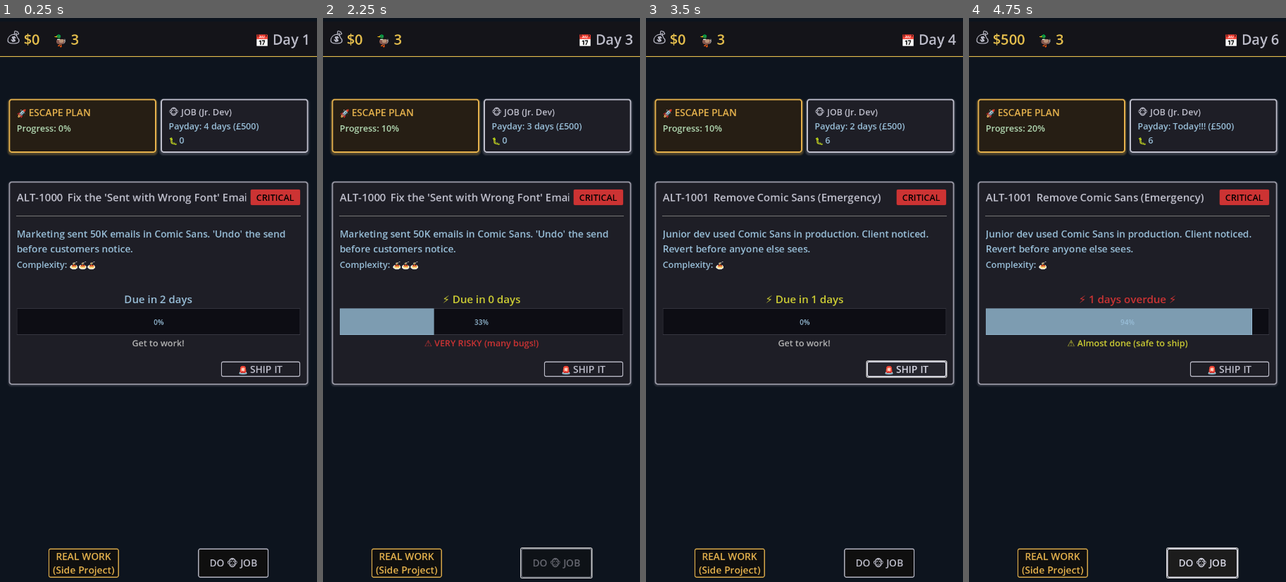
Above: before the commit, frames 1-4 (left to right).
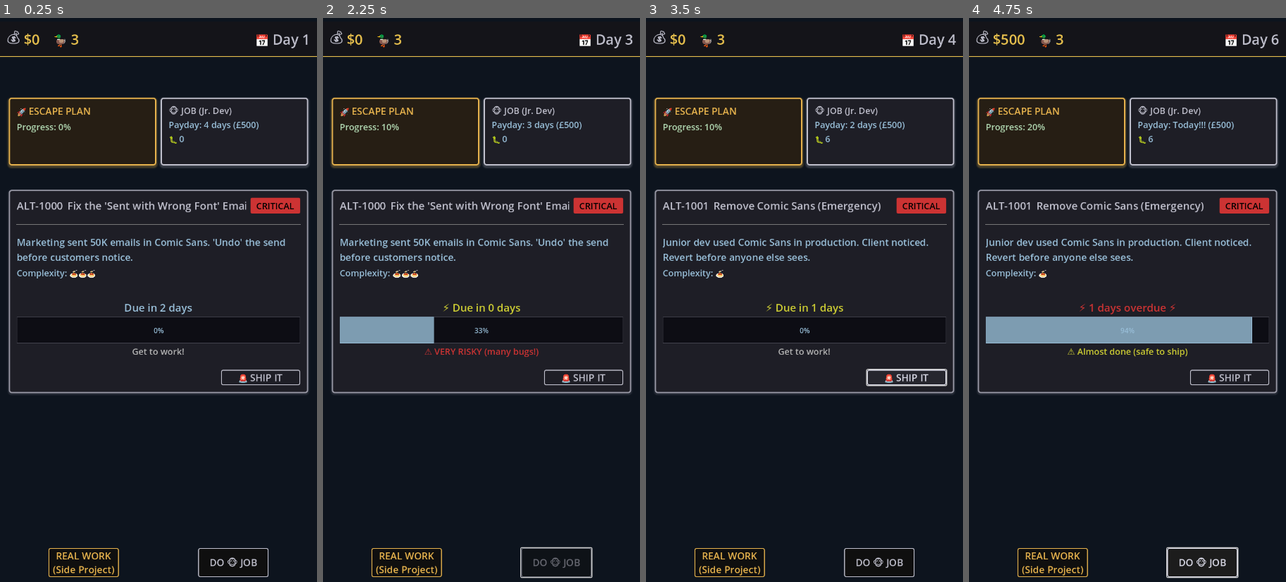
Above: after the commit, the same moments.

Repository: lmchoi/alt-f-this
Game: Godot game, scene res://scenes/game_ui.tscn
The game is run twice, just before and just after one commit, with the same random seed, the same clock (stepped at 60 frames per second) and the same inputs.
Inputs:
- Up to frame 1 (0.25 s): no input
- Up to frame 2 (2.25 s): click "🚨 SHIP IT" at 0.5 s; click "REAL WORK (Side Project)" at 1.25 s; click "DO 🐵 JOB" at 2 s
- Up to frame 3 (3.5 s): click "🚨 SHIP IT" at 2.75 s
- Up to frame 4 (4.75 s): click "REAL WORK (Side Project)" at 3.5 s; click "DO 🐵 JOB" at 4.25 s

The runs differ from the first frame. In frame 1, 9.4% of the frame differs, in the area x 2-98%, y 14-100%; in frame 2, 11%; in frame 3, 9.6%; in frame 4, 12%.

Commit message:
Add PIP indicator to job panel that shows when pip_warnings > 0
🤖 Generated with [Claude Code](https://claude.com/claude-code)

Co-Authored-By: Claude <noreply@anthropic.com>

Diff:
--- a/autoloads/game_manager.gd
+++ b/autoloads/game_manager.gd
@@ -35,6 +35,7 @@
 signal payday_occurred(amount)
 signal task_completed_awaiting_choice()
 signal side_project_updated(side_project_data)
+signal pip_warnings_changed(count)
 
 var current_task: Task:
 	set(value):
@@ -88,7 +89,10 @@
 var outage_in_progress := false  # Track if outage consequence is being shown
 
 # PIP and blame tracking
-var pip_warnings := 0  # 2 warnings = fired
+var pip_warnings := 0:  # 2 warnings = fired
+	set(value):
+		pip_warnings = value
+		pip_warnings_changed.emit(pip_warnings)
 var total_blames := 0  # 3 blames = company collapse
 var blame_stats := {
 	"responsibility": 0,  # Took personal responsibility
--- a/scenes/job_info.gd
+++ b/scenes/job_info.gd
@@ -7,6 +7,7 @@
 @onready var salary_label := $"%SalaryLabel"
 @onready var bugs_icon := $MarginContainer/VBoxContainer/BugsContainer/BugsIcon
 @onready var bugs_value := $"%BugsValue"
+@onready var pip_indicator := $"%PIPIndicator"
 
 func _ready():
 	# Apply color theme
@@ -18,12 +19,20 @@
 	GameManager.bugs_changed.connect(_update_bugs)
 	GameManager.next_day.connect(_update_payday)
 	GameManager.payday_occurred.connect(_on_payday)
+	GameManager.pip_warnings_changed.connect(_update_pip_indicator)
 
 	_update_bugs(GameManager.bugs)
 	_update_payday(GameManager.day)
+	_update_pip_indicator(GameManager.pip_warnings)
 
 func _update_bugs(amount: int):
 	bugs_value.text = str(amount)
+
+func _update_pip_indicator(warnings: int):
+	if warnings > 0:
+		pip_indicator.modulate = Color(1, 0.3, 0.3, 1)  # Red warning color
+	else:
+		pip_indicator.modulate = Color(1, 1, 1, 0)  # Invisible
 
 func _update_payday(_day: int):
 	var days = GameManager.days_until_payday - 1
--- a/scenes/job_info.tscn
+++ b/scenes/job_info.tscn
@@ -55,3 +55,10 @@
 unique_name_in_owner = true
 layout_mode = 2
 text = "0"
+
+[node name="PIPIndicator" type="Label" parent="MarginContainer/VBoxContainer"]
+unique_name_in_owner = true
+custom_minimum_size = Vector2(0, 20)
+layout_mode = 2
+text = "⚠️ ON PIP"
+modulate = Color(1, 1, 1, 0)
